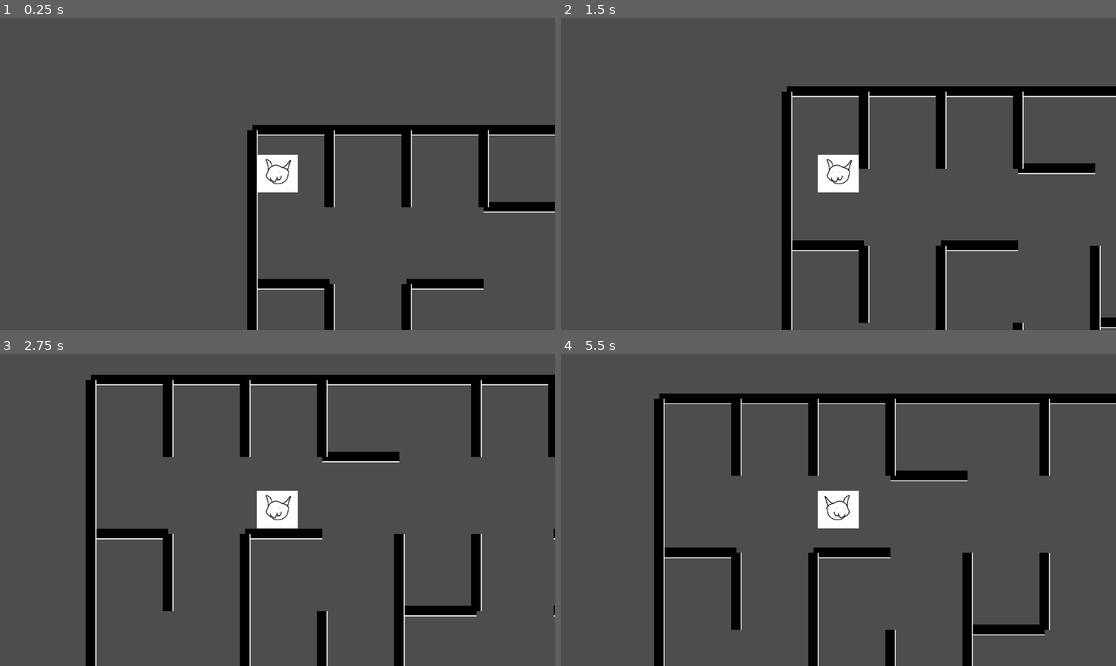
Above: before the commit, frames 1-4 (two rows, left to right).
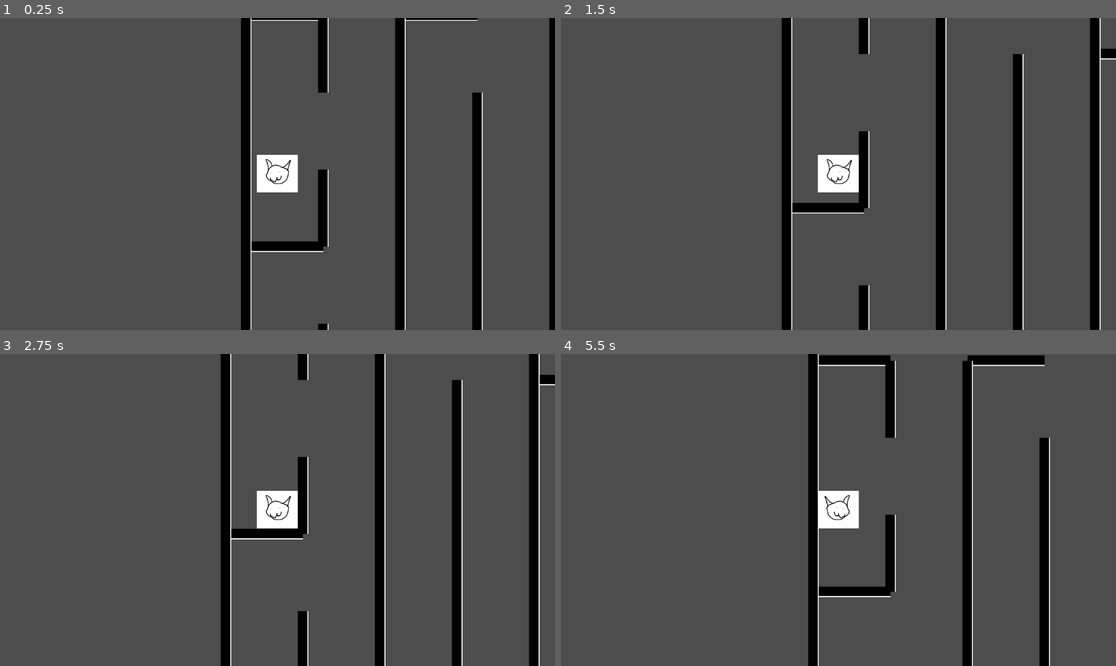
Above: after the commit, the same moments.

Repository: chisatonishikigi479/2024-HackWashU-Project
Game: Godot game, scene res://maze_generation_manager.tscn
Same seed, same stepped clock (60 frames per second), same inputs: the game is played once before the commit and once after it. This scene is started directly instead of the project's main scene.
Inputs:
- Up to frame 1 (0.25 s): no input
- Up to frame 2 (1.5 s): tap Enter at 0.5 s; hold D (move_right) 0.53-1.28 s; tap Space at 1.25 s; hold S (move_down) from 1.28 s (still down)
- Up to frame 3 (2.75 s): tap Enter at 2 s; release S (move_down) at 2.03 s; hold D (move_right) from 2.03 s (still down)
- Up to frame 4 (5.5 s): release D (move_right) at 2.78 s; hold W (move_up) 2.78-3.53 s; hold A (move_left) 3.53-5.03 s; tap Space at 4.25 s; tap Enter at 5 s; hold S (move_down) from 5.03 s (still down)

The runs differ from the first frame. In frame 1, 11% of the frame differs, in the area x 43-100%, y 0-100%; in frame 2, 8.7%; in frame 3, 19%, in the area x 15-100%, y 0-100%; in frame 4, 11%.

Commit message:
constant velocity fix

Diff:
--- a/CatProtagonist.gd
+++ b/CatProtagonist.gd
@@ -13,14 +13,26 @@
 	var velocity := Vector2.ZERO
 
 	if Input.is_action_pressed("move_left"):
-		velocity.x -= speed
+		if Input.is_action_pressed("move_up") or Input.is_action_pressed("move_down"):
+			velocity.x -= speed/1.4
+		else:
+			velocity.x -= speed
 	if Input.is_action_pressed("move_right"):
-		velocity.x += speed
+		if Input.is_action_pressed("move_up") or Input.is_action_pressed("move_down"):
+			velocity.x += speed/1.4
+		else:
+			velocity.x += speed
 
 	if Input.is_action_pressed("move_up"):
-		velocity.y -= speed
+		if Input.is_action_pressed("move_left") or Input.is_action_pressed("move_right"):
+			velocity.y -= speed/1.4
+		else:
+			velocity.y -= speed
 	if Input.is_action_pressed("move_down"):
-		velocity.y += speed
+		if Input.is_action_pressed("move_left") or Input.is_action_pressed("move_right"):
+			velocity.y += speed/1.4
+		else:
+			velocity.y += speed
 
 	if (velocity.length() > 0):
 		$AnimatedSprite2D.play("walk")
--- a/maze_generation_manager.tscn
+++ b/maze_generation_manager.tscn
@@ -7,6 +7,6 @@
 script = ExtResource("1_5lm7m")
 
 [node name="CatProtagonist" parent="." instance=ExtResource("2_xcoxq")]
-position = Vector2(46, 34)
+position = Vector2(76, 592)
 
 [node name="CatCamera" type="Camera2D" parent="CatProtagonist"]
--- a/project.godot
+++ b/project.godot
@@ -12,28 +12,28 @@
 
 config/name="HackWashU Project"
 run/main_scene="res://level.tscn"
-config/features=PackedStringArray("4.2", "Forward Plus")
+config/features=PackedStringArray("4.3", "Forward Plus")
 config/icon="res://icon.svg"
 
 [input]
 
 move_left={
 "deadzone": 0.5,
-"events": [Object(InputEventKey,"resource_local_to_scene":fa …(171 unchanged characters)… keycode":65,"key_label":0,"unicode":97,"echo":false,"script":null)
+"events": [Object(InputEventKey,"resource_local_to_scene":fa …(171 unchanged characters)… keycode":65,"key_label":0,"unicode":97,"location":0,"echo":false,"script":null)
 ]
 }
 move_right={
 "deadzone": 0.5,
-"events": [Object(InputEventKey,"resource_local_to_scene":fa …(172 unchanged characters)… eycode":68,"key_label":0,"unicode":100,"echo":false,"script":null)
+"events": [Object(InputEventKey,"resource_local_to_scene":fa …(172 unchanged characters)… eycode":68,"key_label":0,"unicode":100,"location":0,"echo":false,"script":null)
 ]
 }
 move_down={
 "deadzone": 0.5,
-"events": [Object(InputEventKey,"resource_local_to_scene":fa …(172 unchanged characters)… eycode":83,"key_label":0,"unicode":115,"echo":false,"script":null)
+"events": [Object(InputEventKey,"resource_local_to_scene":fa …(172 unchanged characters)… eycode":83,"key_label":0,"unicode":115,"location":0,"echo":false,"script":null)
 ]
 }
 move_up={
 "deadzone": 0.5,
-"events": [Object(InputEventKey,"resource_local_to_scene":fa …(172 unchanged characters)… eycode":87,"key_label":0,"unicode":119,"echo":false,"script":null)
+"events": [Object(InputEventKey,"resource_local_to_scene":fa …(172 unchanged characters)… eycode":87,"key_label":0,"unicode":119,"location":0,"echo":false,"script":null)
 ]
 }
Not shown, added: .Rhistory
